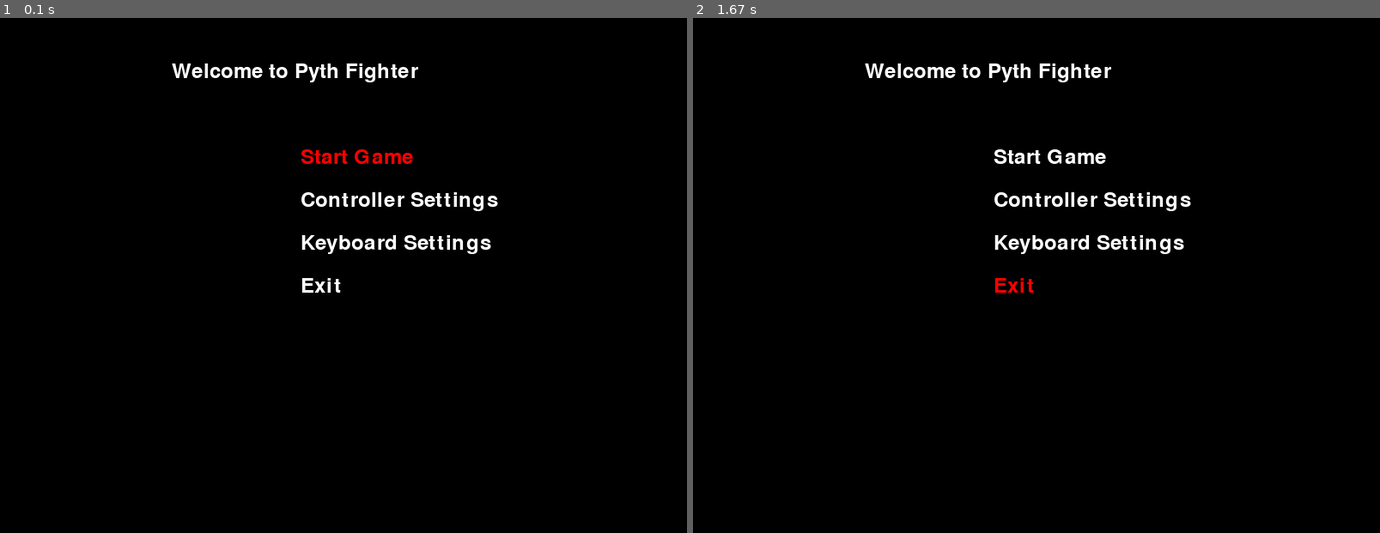
Above: before the commit, frames 1-2 (left to right).
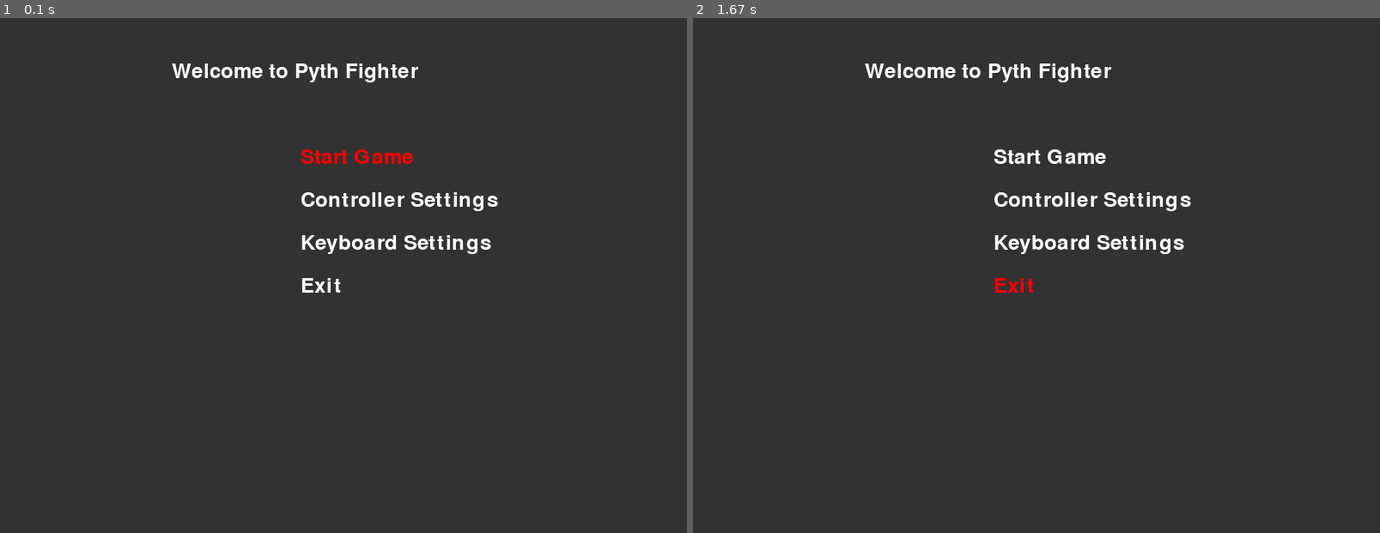
Above: after the commit, the same moments.

Repository: CarlosLeBg/pythfighter
Game: pygame game, started from src/main.py
The game is run twice, just before and just after one commit, with the same random seed, the same clock (stepped at 60 frames per second) and the same inputs.
Inputs:
- Up to frame 1 (0.1 s): no input
- Up to frame 2 (1.67 s): tap Enter at 0.33 s; hold Up 0.67-1.13 s; hold Down 1.17-1.47 s; hold Up from 1.5 s (still down)

The runs differ from the first frame. In frame 1, 99% of the frame differs, in the area x 0-100%, y 0-100%; in frame 2, 99%.

Commit message:
Modif de Carlos

Diff:
--- a/src/launcher.py
+++ b/src/launcher.py
@@ -24,12 +24,12 @@
         return controllers
 
     def draw_menu(self):
-        self.screen.fill((0, 0, 0))
+        self.screen.fill((50, 50, 50))  # Change to a dark gray background
         title_text = self.font.render("Welcome to Pyth Fighter", True, (255, 255, 255))
         self.screen.blit(title_text, (200, 50))
 
         for index, option in enumerate(self.options):
-            color = (255, 255, 255) if index != self.selected_option else (255, 0, 0)
+            color = (255, 0, 0) if index == self.selected_option else (255, 255, 255)
             option_text = self.font.render(option, True, color)
             self.screen.blit(option_text, (350, 150 + index * 50))
 
@@ -54,6 +54,9 @@
                         self.selected_option = (self.selected_option + 1) % len(self.options)
                     elif event.key == pygame.K_RETURN:
                         self.select_option()
+                elif event.type == pygame.JOYBUTTONDOWN:
+                    if self.selected_option == 0:  # Start Game
+                        self.start_game()  # Call to start the game
 
             self.draw_menu()
             self.clock.tick(30)
@@ -63,16 +66,20 @@
 
     def select_option(self):
         if self.selected_option == 0:  # Start Game
-            print("Starting the game...")
-            # Appeler main.py ou le code de jeu ici
+            self.start_game()
         elif self.selected_option == 1:  # Controller Settings
-            print("Open Controller Settings...")
-            # Ouvrir les paramètres de la manette
+            print("Open Controller Settings...")  # Placeholder
         elif self.selected_option == 2:  # Keyboard Settings
-            print("Open Keyboard Settings...")
-            # Ouvrir les paramètres du clavier
+            print("Open Keyboard Settings...")  # Placeholder
         elif self.selected_option == 3:  # Exit
             self.running = False
+
+    def start_game(self):
+        try:
+            import main  # Assure que main.py est dans le même répertoire
+            main.main()  # Démarre le jeu
+        except Exception as e:
+            print(f"Erreur lors du démarrage du jeu : {e}")
 
 if __name__ == "__main__":
     launcher = GameLauncher()
